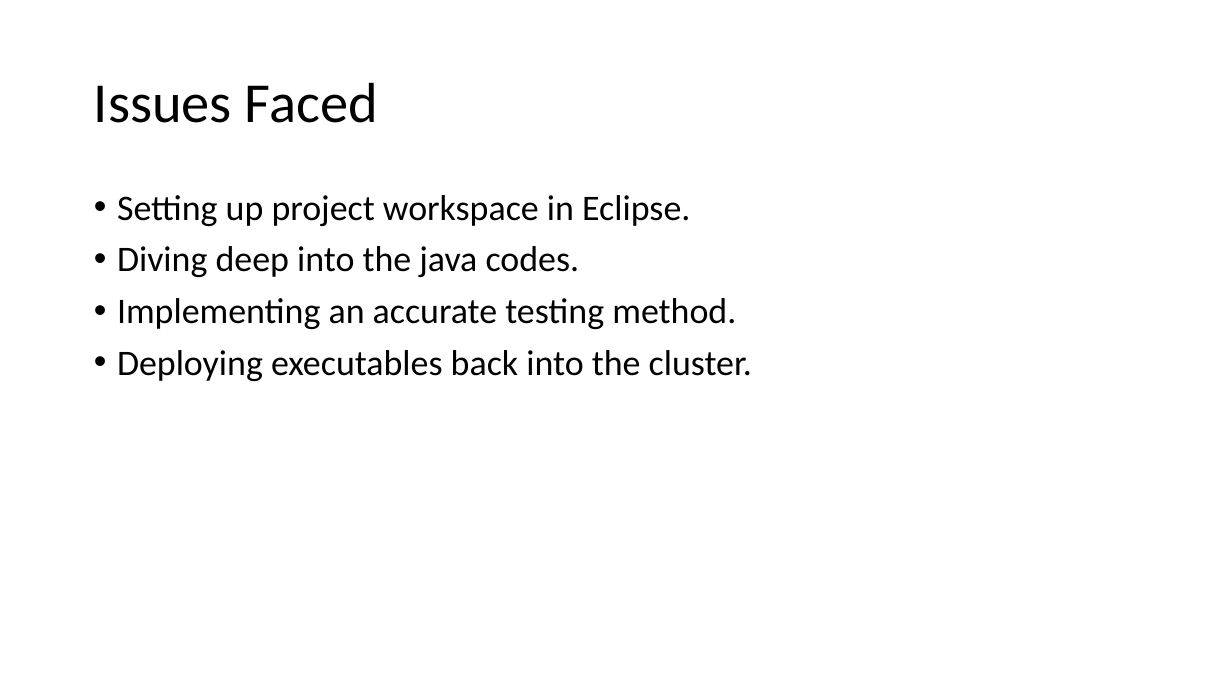
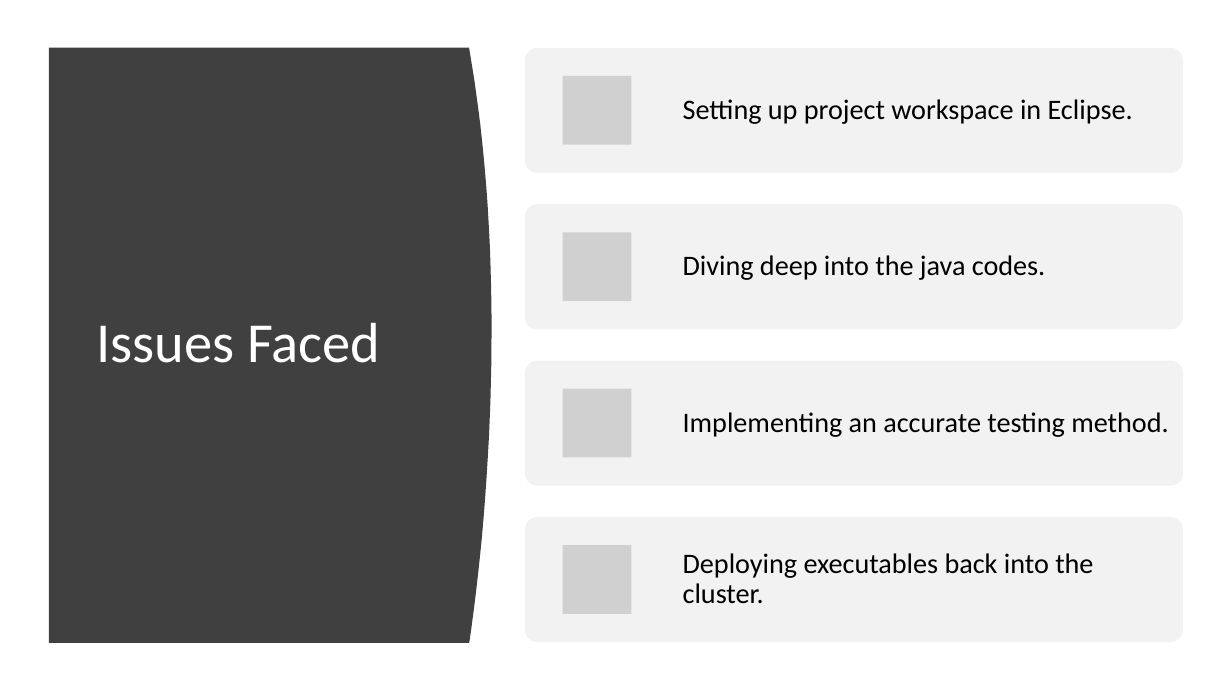
Before and after one commit to Aliii98/osoc19, a slide deck: slide 13 of OSOC-Final.pptx (slide 12 before the commit). Drawn at 1232x693 pixels with LibreOffice and Linux fonts; fonts in the diff are those of the drawing; grey boxes stand for pictures. Boxes give left, top, right and bottom in pixels: in the first picture for what was removed or moved away, otherwise in the second. Text is boxed around its words. In the diff, an @@ line names an element or a change of style, - is before the commit and + after.

```diff
--- a/OSOC-Final.pptx
+++ b/OSOC-Final.pptx
@@ freeform shape added at bbox=[49, 48, 492, 643], fill #404040 @@
@@ title "Issues Faced": place and size @@
-title "Issues Faced" at bbox=[94, 82, 378, 123]
+title "Issues Faced" at bbox=[96, 323, 380, 363]
@@ title "Issues Faced" at bbox=[96, 323, 380, 363]: text colour #000000 to #FFFFFF @@
@@ text removed at bbox=[117, 195, 752, 381] @@
-• Setting up project workspace in Eclipse.
-• Diving deep into the java codes.
-• Implementing an accurate testing method.
-• Deploying executables back into the cluster.
@@ group added at bbox=[525, 48, 1183, 641]: 4 rounded rectangles, 4 pictures, 4 texts @@
+Setting up project workspace in Eclipse.
+Diving deep into the java codes.
+Implementing an accurate testing method.
+Deploying executables back into the cluster.
```
Also in this commit, not shown: 18 other slides changed, 2 slides added.
